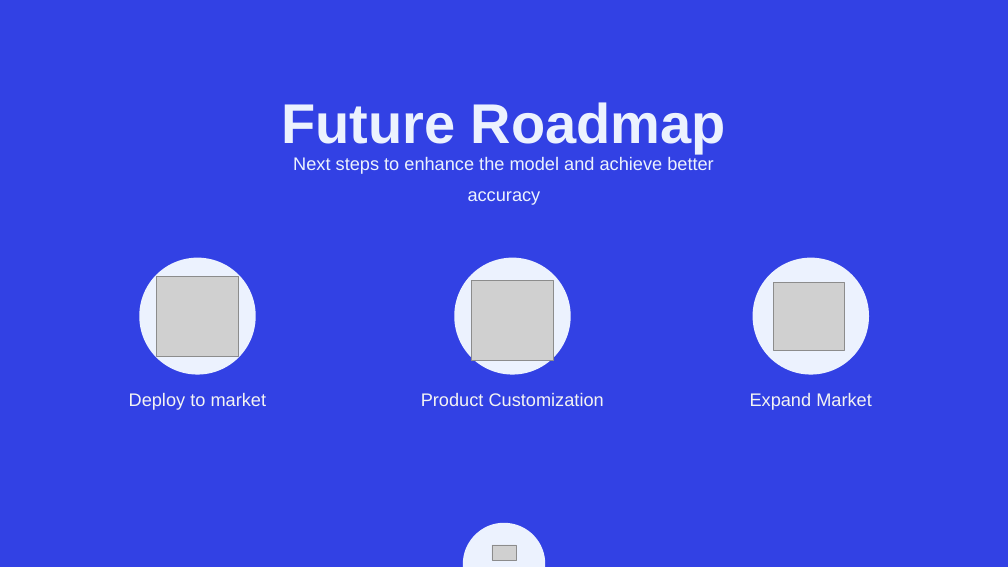
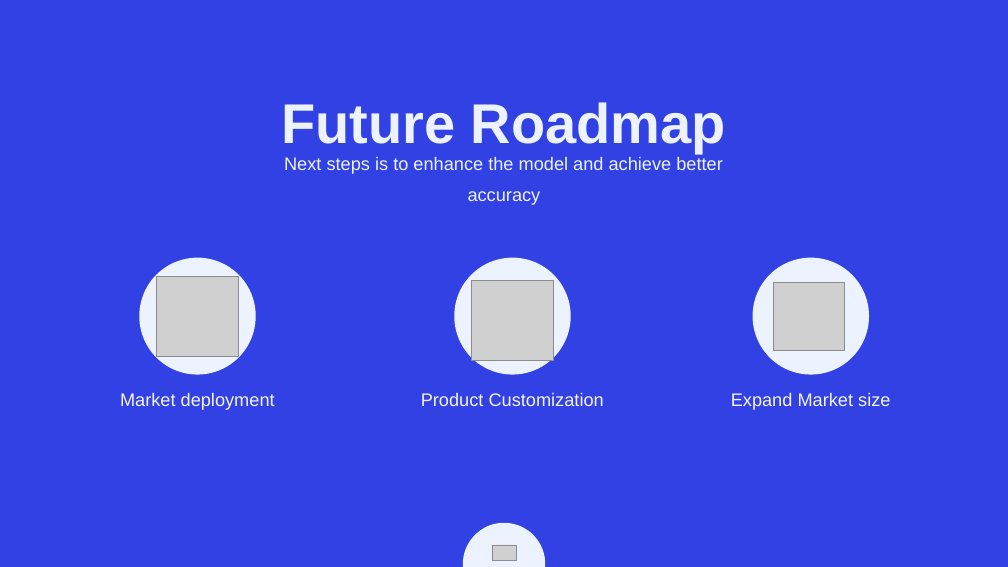
Before and after one commit to Techiefrankie/Predictive_Algorthim_Challnage, a slide deck: slide 13 of Predection CTRL.pptx. Drawn at 1008x567 pixels with LibreOffice and Linux fonts; fonts in the diff are those of the drawing; grey boxes stand for pictures. Boxes give left, top, right and bottom in pixels: in the first picture for what was removed or moved away, otherwise in the second. Text is boxed around its words. In the diff, an @@ line names an element or a change of style, - is before the commit and + after.

```diff
--- a/Predection CTRL.pptx
+++ b/Predection CTRL.pptx
@@ text at bbox=[284, 157, 723, 205]: text changed @@
-Next steps to enhance the model and achieve better accuracy
+Next steps is to enhance the model and achieve better accuracy
@@ text at bbox=[120, 393, 275, 410]: text changed @@
-Deploy to market
+Market deployment
@@ text at bbox=[731, 393, 890, 410]: text changed @@
-Expand Market
+Expand Market size
```
Also in this commit, not shown: 2 other slides changed, 3 slides added, 3 slides removed, 1 other file.
